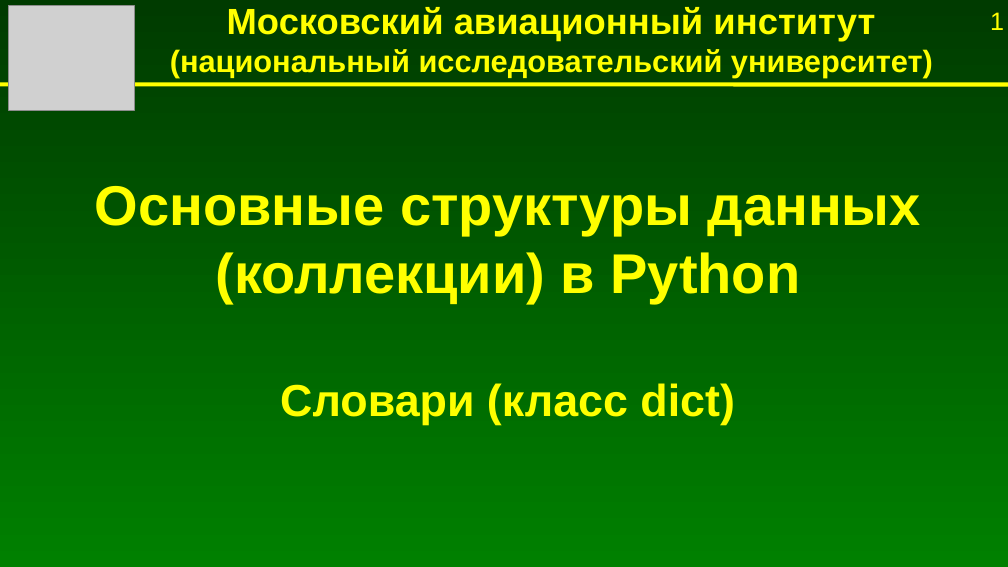
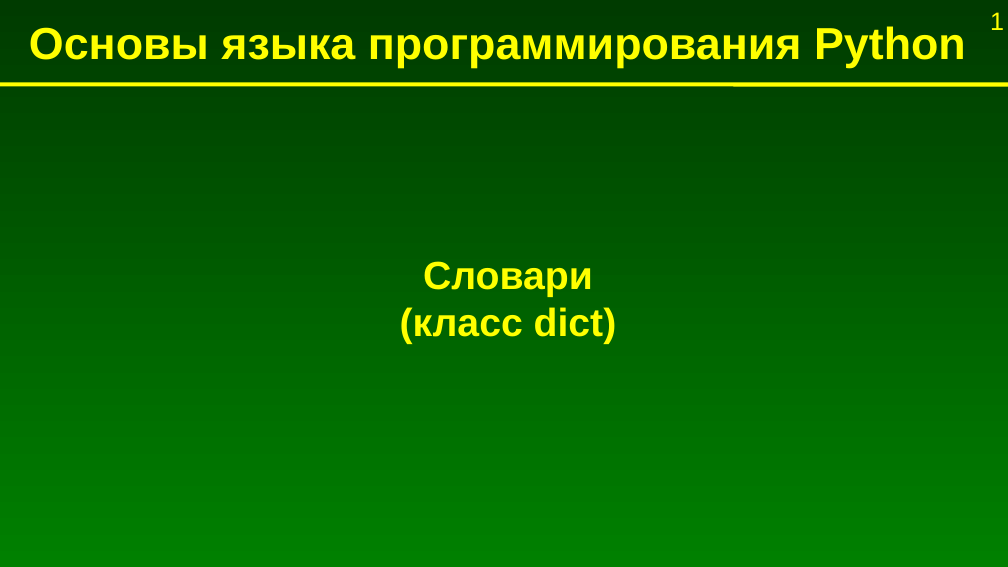
Before and after one commit to Jenyay/modelling, a slide deck: slide 1 of python language/presentations/08. Basic data structures. Dictionaries.odp. Drawn at 1008x567 pixels with LibreOffice and Linux fonts; fonts in the diff are those of the drawing; grey boxes stand for pictures. Boxes give left, top, right and bottom in pixels: in the first picture for what was removed or moved away, otherwise in the second. Text is boxed around its words. In the diff, an @@ line names an element or a change of style, - is before the commit and + after.

Commit message:
Оформительские исправления в презентациях про Python

```diff
--- a/python language/presentations/08. Basic data structures. Dictionaries.odp
+++ b/python language/presentations/08. Basic data structures. Dictionaries.odp
@@ picture removed at <box>8,5,134,110</box> @@
@@ text at <box>29,26,966,68</box>: text changed; size 22 to 32 pt @@
-Московский авиационный институт
-(национальный исследовательский университет)
+Основы языка программирования Python
@@ text at <box>400,261,617,344</box>: text changed; size 40 to 28 pt @@
-Основные структуры данных (коллекции) в Python
-Словари (класс dict)
+Словари
+(класс dict)
```
Also in this commit, not shown: 11 other files.
